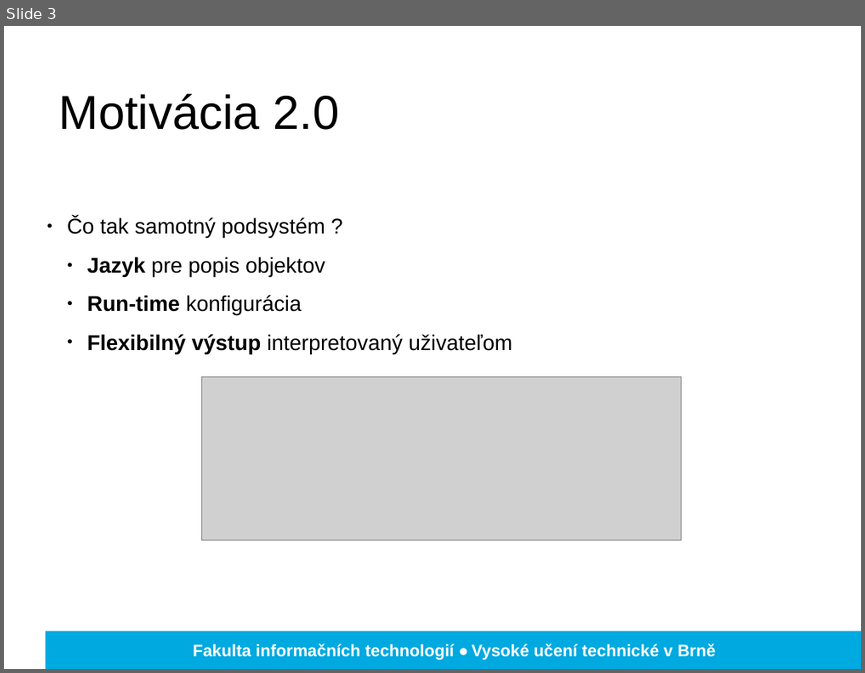
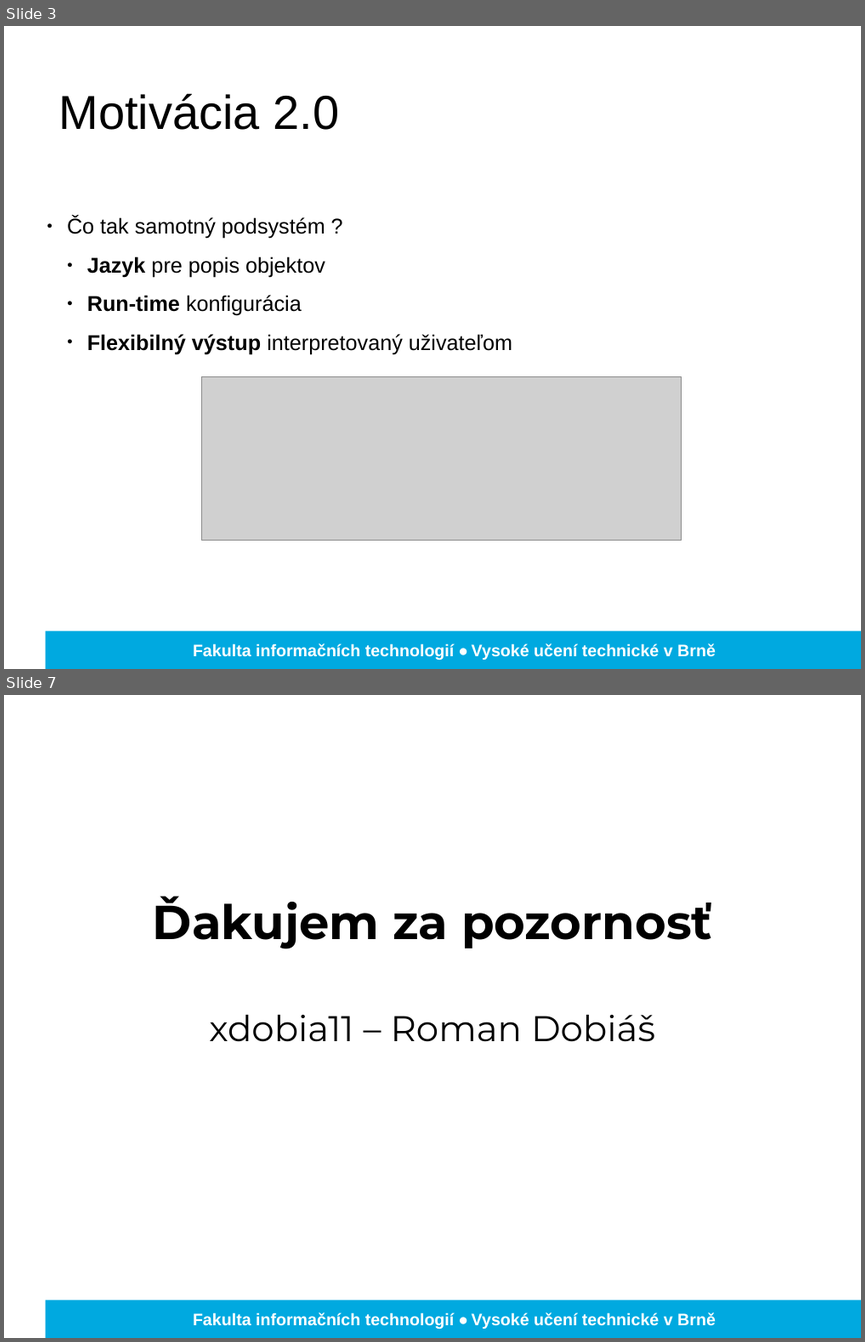
Before and after one commit to Romop5/procgen, a slide deck: obhajoby/zima.pptx. Shown one above the other, each under a label of ours: slide 3 before the commit, slides 3 and 7 after it; the slides between them are not shown. The pictures are 865x673 and 865x1342 pixels, drawn with LibreOffice and Linux fonts; fonts in the diff are those of the drawing; grey boxes stand for pictures; background and template pictures are left out. Boxes give left, top, right and bottom in pixels: in the first picture for what was removed or moved away, otherwise in the second. Text is boxed around its words. In the diff, an @@ line names an element or a change of style, - is before the commit and + after.

```diff
--- a/obhajoby/zima.pptx
+++ b/obhajoby/zima.pptx
@@ slide 7 added at (4,695,861,1338), background picture (left out); not listed: 2 template elements that a slide beside it also shows @@
@@ text added at (153,896,712,1042), 30 pt, text #000000 @@
+Ďakujem za pozornosť
+xdobia11 – Roman Dobiáš
```
Also in this commit, not shown: 3 slides changed, 2 other slides added, 2 slides removed.
